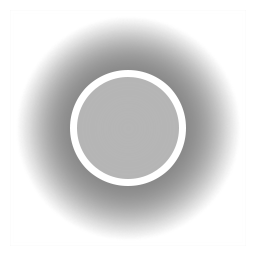
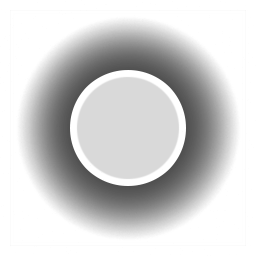
The second 256x256 image is a revision of the first. Changes to its layers:
"Layer 2": opacity 50% → 75% over (x1=10, y1=10, x2=246, y2=238)
hid "Layer 1", opacity 20% → 10% over (x1=80, y1=80, x2=177, y2=177)
"Layer 4": opacity 33% → 15%, painted on it over (x1=10, y1=10, x2=246, y2=238)
